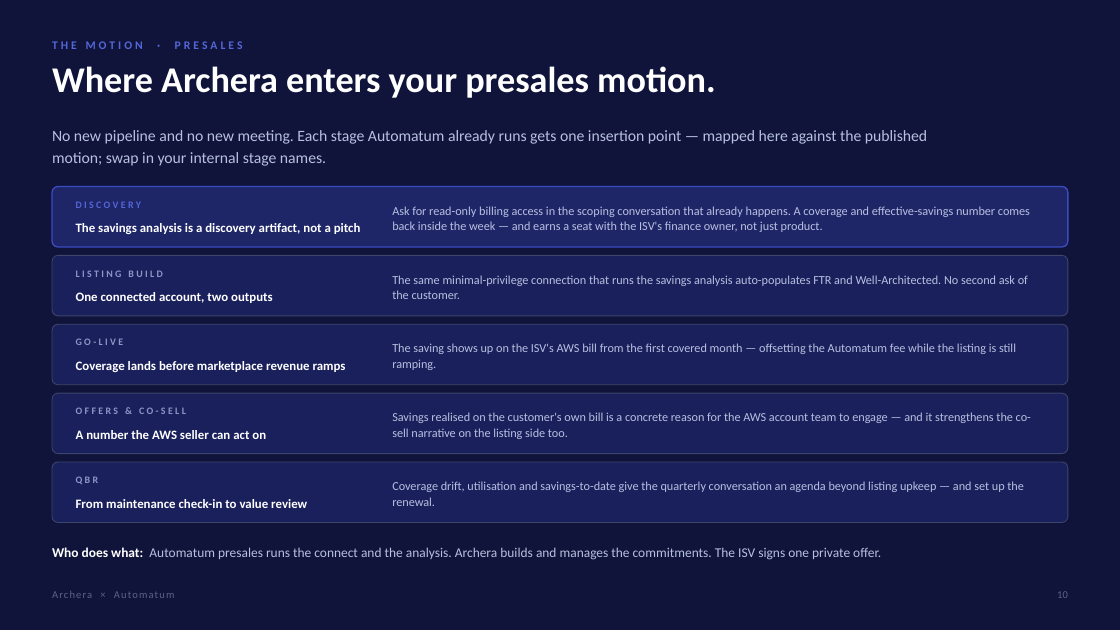
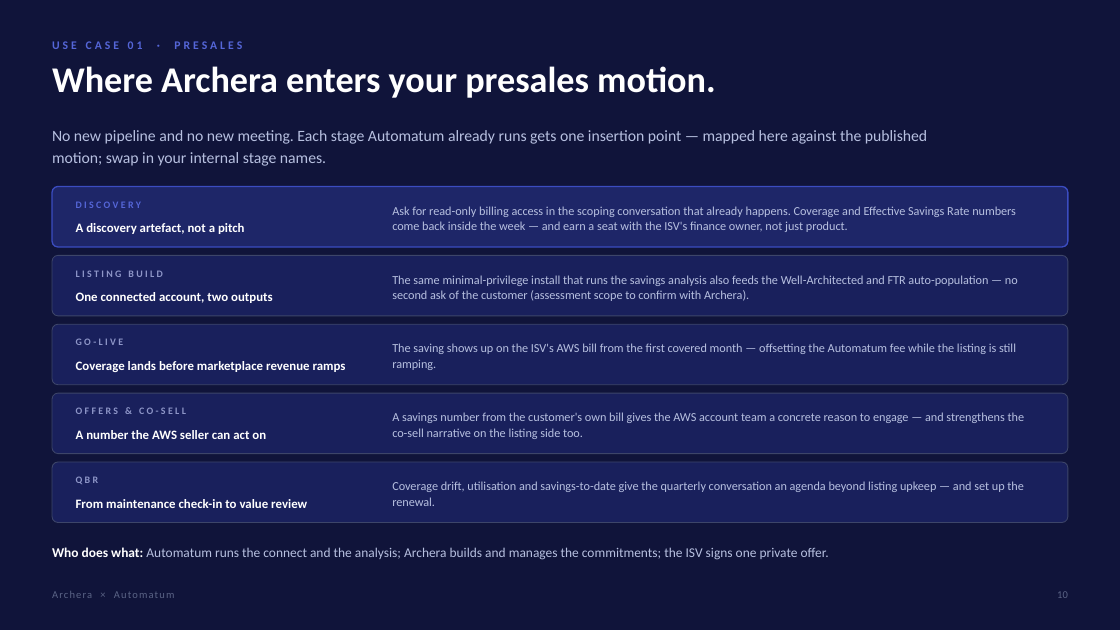
Before and after one commit to KianteEvans/barberbook, a slide deck: slide 10 of decks/Archera-for-Automatum.pptx. Drawn at 1120x630 pixels with LibreOffice and Linux fonts; fonts in the diff are those of the drawing. Boxes give left, top, right and bottom in pixels: in the first picture for what was removed or moved away, otherwise in the second. Text is boxed around its words. In the diff, an @@ line names an element or a change of style, - is before the commit and + after.

```diff
--- a/decks/Archera-for-Automatum.pptx
+++ b/decks/Archera-for-Automatum.pptx
@@ text at [52, 41, 242, 49]: text changed @@
-THE MOTION · PRESALES
+USE CASE 01 · PRESALES
@@ text at [392, 206, 1016, 232]: text changed @@
-Ask for read-only billing access in the scoping conversation that already happens. A coverage and effective-savings number comes back inside the week — and earns a seat with the ISV's finance owner, not just product.
+Ask for read-only billing access in the scoping conversation that already happens. Coverage and Effective Savings Rate numbers come back inside the week — and earn a seat with the ISV's finance owner, not just product.
@@ text at [76, 223, 245, 234]: text changed @@
-The savings analysis is a discovery artifact, not a pitch
+A discovery artefact, not a pitch
@@ text at [392, 275, 1018, 301]: text changed @@
-The same minimal-privilege connection that runs the savings analysis auto-populates FTR and Well-Architected. No second ask of the customer.
+The same minimal-privilege install that runs the savings analysis also feeds the Well-Architected and FTR auto-population — no second ask of the customer (assessment scope to confirm with Archera).
@@ text at [392, 412, 1025, 439]: text changed @@
-Savings realised on the customer's own bill is a concrete reason for the AWS account team to engage — and it strengthens the co-sell narrative on the listing side too.
+A savings number from the customer's own bill gives the AWS account team a concrete reason to engage — and strengthens the co-sell narrative on the listing side too.
@@ text at [52, 547, 829, 560]: text changed @@
-Who does what: Automatum presales runs the connect and the analysis. Archera builds and manages the commitments. The ISV signs one private offer.
+Who does what: Automatum runs the connect and the analysis; Archera builds and manages the commitments; the ISV signs one private offer.
```
Also in this commit, not shown: 19 other slides changed, 2 other files.
